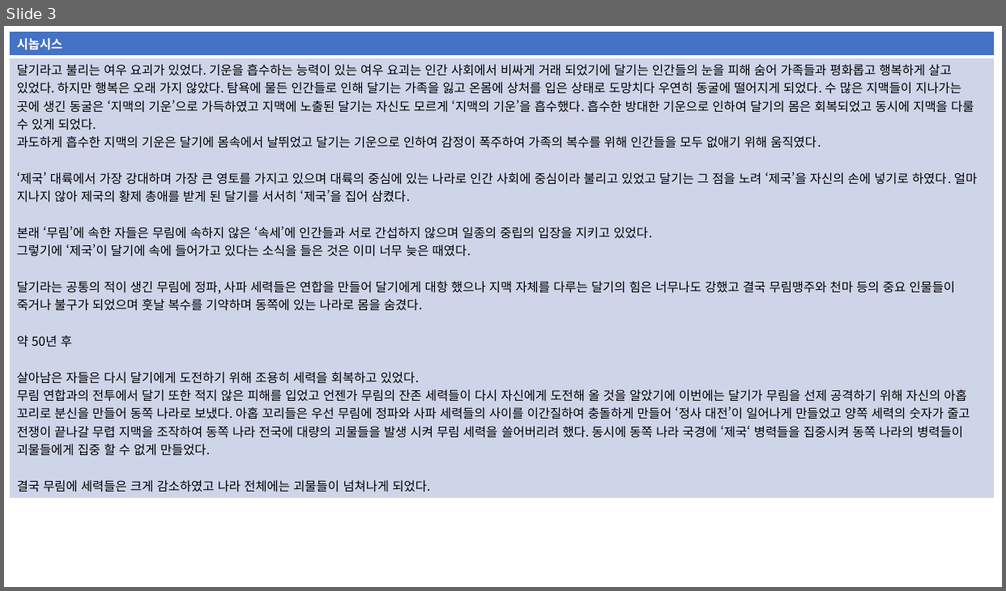
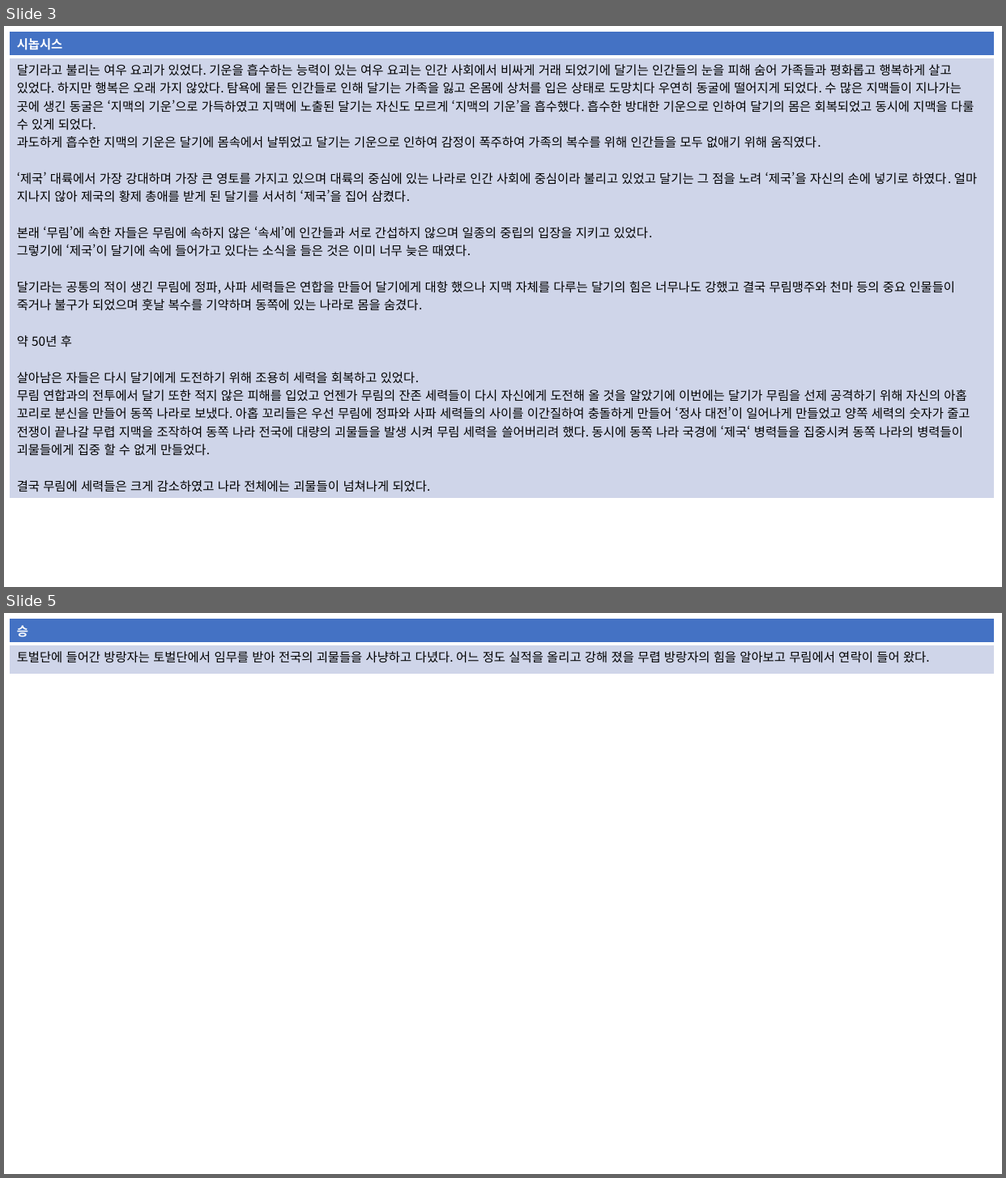
Before and after one commit to yjk0401/unityenginebasic_9th, a slide deck: 기획/메인 스토리 기획서.pptx. Shown one above the other, each under a label of ours: slide 3 before the commit, slides 3 and 5 after it; the slides between them are not shown. The pictures are 1006x591 and 1006x1178 pixels, drawn with LibreOffice and Linux fonts; fonts in the diff are those of the drawing. Boxes give left, top, right and bottom in pixels: in the first picture for what was removed or moved away, otherwise in the second. Text is boxed around its words. In the diff, an @@ line names an element or a change of style, - is before the commit and + after.

```diff
--- a/기획/메인 스토리 기획서.pptx
+++ b/기획/메인 스토리 기획서.pptx
@@ slide 5 added at <box>4,613,1002,1174</box>, background #FFFFFF @@
@@ table added at <box>9,618,995,678</box>, 2 rows, 1 columns @@
+승
+토벌단에 들어간 방랑자는 토벌단에서 임무를 받아 전국의 괴물들을 사냥하고 다녔다. 어느 정도 실적을 올리고 강해 졌을 무렵 방랑자의 힘을 알아보고 무림에서 연락이 들어 왔다.
```
Also in this commit, not shown: 2 slides changed, 1 other slide added.
